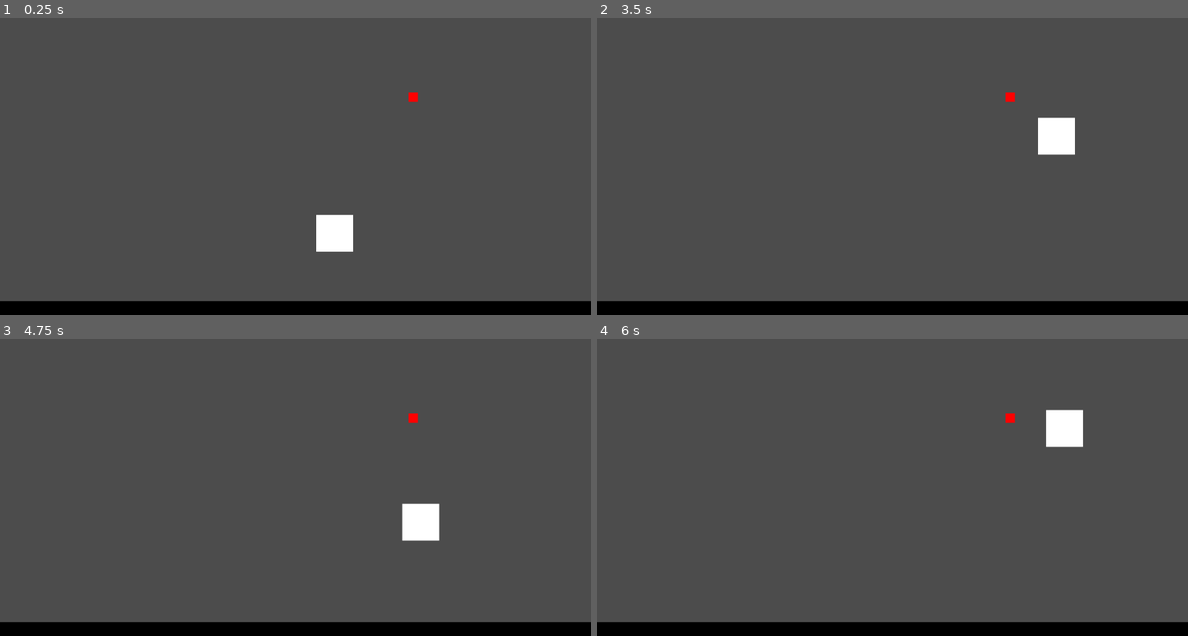
Above: before the commit, frames 1-4 (two rows, left to right).
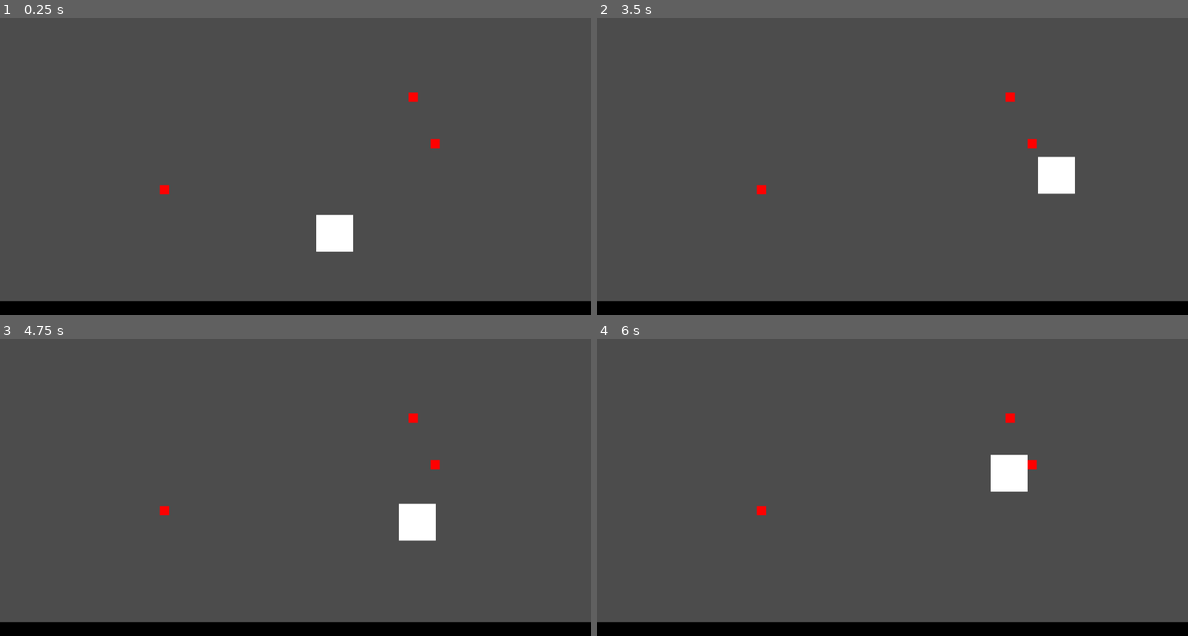
Above: after the commit, the same moments.

Repository: Develarooio/icho-and-falaj
Game: Godot game, scene res://ClaytonDebug/ClaytonsSceneNoGirlsAllowed.tscn
The game is run twice, just before and just after one commit, with the same random seed, the same clock (stepped at 60 frames per second) and the same inputs. The project has no main scene, so this scene is started directly.
Inputs:
- Up to frame 1 (0.25 s): no input
- Up to frame 2 (3.5 s): tap Enter (throw) at 0.5, 1.35, 2.85 s; hold Enter (throw) 0.53-1.28 s; hold D (right) 0.53-2.03 s; tap Space (jump) at 0.77, 1.52, 3.02 s; hold A (left) 2.03-2.78 s; hold Enter (throw) 2.03-2.78 s; hold D (right) from 2.78 s (still down)
- Up to frame 3 (4.75 s): hold Enter (throw) 3.53-4.28 s; tap Space (jump) at 3.77, 4.52 s; release D (right) at 4.28 s; hold A (left) from 4.28 s (still down); tap Enter (throw) at 4.35 s
- Up to frame 4 (6 s): release A (left) at 5.03 s; hold D (right) 5.03-5.78 s; hold Enter (throw) 5.03-5.78 s; hold A (left) from 5.78 s (still down); tap Enter (throw) at 5.85 s

The runs differ from the first frame. In frame 1, 0.1% of the frame differs, in the area x 27-75%, y 40-60%; in frame 2, 1.7%, in the area x 27-81%, y 33-60%; in frame 3, 0.3%; in frame 4, 1.7%.

Commit message:
swingy dingy works with no friction or movementcontrol

Diff:
--- a/ClaytonDebug/ClaytonsSceneNoGirlsAllowed.tscn
+++ b/ClaytonDebug/ClaytonsSceneNoGirlsAllowed.tscn
@@ -60,3 +60,11 @@
 [node name="SwingPointStaticBody" parent="." index="3" instance=ExtResource( 4 )]
 
 position = Vector2( 716.022, 221.09 )
+
+[node name="SwingPointStaticBody2" parent="." index="4" instance=ExtResource( 4 )]
+
+position = Vector2( 285, 382 )
+
+[node name="SwingPointStaticBody3" parent="." index="5" instance=ExtResource( 4 )]
+
+position = Vector2( 754, 302 )
--- a/Falaj/Falaj.gd
+++ b/Falaj/Falaj.gd
@@ -10,6 +10,8 @@
 var direction = 0
 var max_arm_length
 var initial_h_speed = null
+var initial_swing = true
+var grab_length = null
 
 func _ready():
 	max_arm_length = $Arms.get_max_arm_length()
@@ -19,18 +21,55 @@
 		move()
 		throw()
 	else:
-		swing()
+		swing(delta)
 
-func swing():
+func swing(delta):
+	#vf = (2gh)½
 	var grab_point = $Arms.get_grab_point()
-	print(grab_point)
-	var arm_vector = grab_point - global_position
-	var tangent_vector = arm_vector.tangent().normalized()*-1
-	var normalized_gravity = Vector2(0,gravity).normalized()
-	var gravity_contribution = tangent_vector.normalized().dot(normalized_gravity)
-	current_speed = tangent_vector*300
-	current_speed += Vector2(gravity_contribution*20,gravity_contribution*20)
+	var arm_vector = (grab_point - global_position)
+	if initial_swing == true:
+		grab_length = arm_vector.length()
+		initial_swing = false
+	if grab_length != null and grab_length != arm_vector.length():
+		position += arm_vector - arm_vector.clamped(grab_length)
+	var tangent_vector = arm_vector.tangent().normalized()
+	#doesn't work if you go higher then the point.....
+	if current_speed.x >= 0:
+		tangent_vector*=Vector2(-1,-1)
+	var height = global_position.y - grab_point.y
+	if round(height) == 0:
+		current_speed = tangent_vector*-100
+	else:
+		current_speed = (tangent_vector*height)*6
+	#Adjust speed to land on tangent line
+	#current_speed = current_speed.rotated((current_speed - arm_vector).angle_to(current_speed))
+	#current_speed += (current_speed - arm_vector).normalized()
+	var next_position = global_position + delta*current_speed
+	var radius = (next_position - grab_point).clamped(grab_length)
+	var adjusted_speed = radius - arm_vector
+
+	var r = global_position - grab_point
+	#var next_position = r + current_speed
+	var theta = (global_position - grab_point).angle_to(next_position)
+	var testy = atan(current_speed.length()/r.length())
+	var r_prime = arm_vector.rotated(-1*testy)
+	var v_prime = current_speed - r_prime
+	var alpha = current_speed.angle_to(v_prime)
+	#current_speed = current_speed.rotated(alpha)
 	move_and_slide(current_speed, UP)
+	#current_speed = adjusted_point
+	#current_speed = tangent_vector*500
+	#current_speed += arm_vector
+	#Testing new approach
+	#var normalized_gravity = Vector2(0,gravity).normalized()
+	#var gravity_contribution = tangent_vector.normalized().dot(normalized_gravity)
+	#Ok so every frame by Vx isn't right I don't think
+	#if initial_swing == true:
+	#	current_speed = tangent_vector*current_speed.x
+	#	initial_swing = false
+	#else:
+	#current_speed = tangent_vector*current_speed.length()
+	#current_speed += tangent_vector*gravity_contribution*36
 
 func throw():
 	if Input.is_action_pressed('throw'):
--- a/Falaj/Falaj.tscn
+++ b/Falaj/Falaj.tscn
@@ -16,6 +16,7 @@
 collision_mask = 1
 collision/safe_margin = 0.08
 script = ExtResource( 1 )
+_sections_unfolded = [ "Transform" ]
 max_speed = 1000
 gravity = 25
 jump = 900
--- a/Tilesets/BasicSwingPoint/SwingPointStaticBody.tscn
+++ b/Tilesets/BasicSwingPoint/SwingPointStaticBody.tscn
@@ -8,7 +8,7 @@
 custom_solver_bias = 0.0
 extents = Vector2( 8, 8 )
 
-[node name="SwingPointStaticBody" type="StaticBody2D" index="0" groups=[
+[node name="SwingPointStaticBody" type="StaticBody2D" groups=[
 "grabable",
 ]]
 
@@ -20,7 +20,7 @@
 friction = 1.0
 bounce = 0.0
 script = ExtResource( 1 )
-_sections_unfolded = [ "Collision" ]
+_sections_unfolded = [ "Collision", "Transform" ]
 
 [node name="Sprite" type="Sprite" parent="." index="0"]
 
